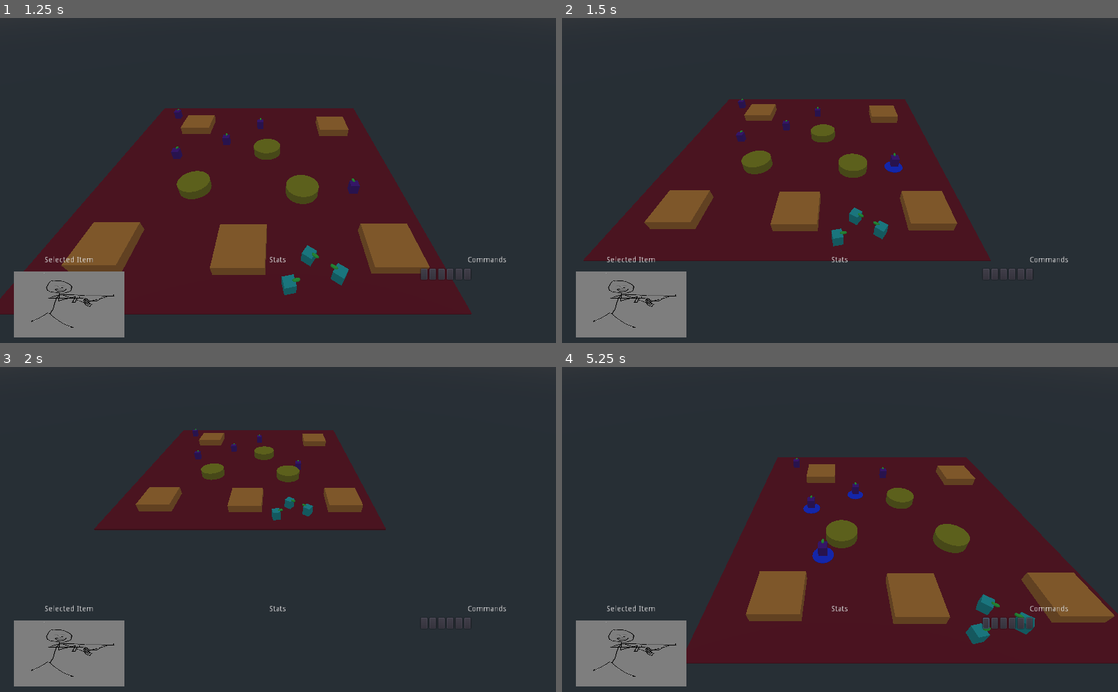
Above: before the commit, frames 1-4 (two rows, left to right).
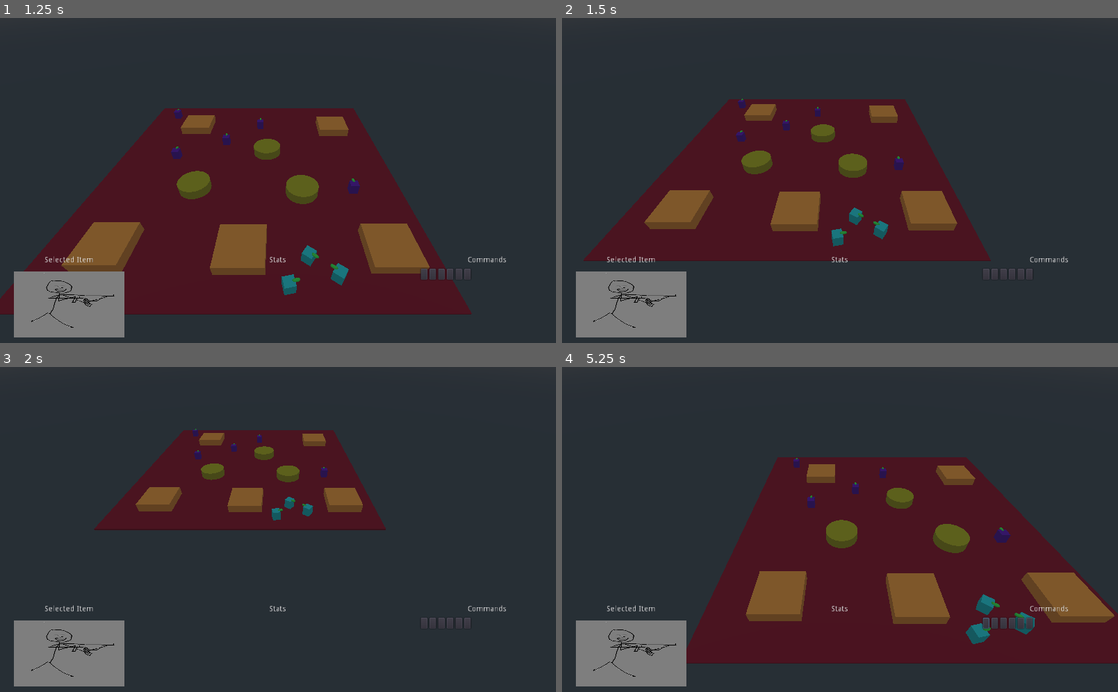
Above: after the commit, the same moments.

Repository: Ellord207/GodotShenanigans
Game: Godot game, scene res://World/TestWorld.tscn
Same seed, same stepped clock (60 frames per second), same inputs: the game is played once before the commit and once after it.
Inputs (mouse positions are in pixels of both pictures, inside the frame that each line leads up to):
- Up to frame 1 (1.25 s): move the mouse to (400, 164) at 0.52 s; hold Right from 0.53 s (still down); hold Right mouse button (alt_command) from 0.53 s (still down); click (400, 164) at 0.8 s
- Up to frame 2 (1.5 s): move the mouse to (728, 196) at 1.27 s; release Right at 1.28 s; release Right mouse button (alt_command) at 1.28 s; hold Down from 1.28 s (still down); click (728, 196) at 1.35 s
- Up to frame 3 (2 s): keep holding Down; right-click (166, 545) at 1.55 s
- Up to frame 4 (5.25 s): move the mouse to (895, 458) at 2.02 s; release Down at 2.03 s; hold Right 2.03-2.75 s; hold Right mouse button (alt_command) 2.03-2.75 s; click (895, 458) at 2.3 s; click (984, 623) at 2.75 s; move the mouse to (812, 594) at 3.52 s; hold Up 3.53-4.28 s; click (812, 594) at 3.6 s; right-click (812, 594) at 3.8 s; move the mouse to (1006, 578) at 4.27 s; hold Right mouse button (alt_command) 4.28-5.03 s; hold Left from 4.28 s (still down); click (1006, 578) at 4.55 s; move the mouse to (673, 480) at 5.02 s; click (673, 480) at 5.1 s

Frame 1 is identical in both runs. In frame 2, 0.1% of the frame differs, in the area x 58-62%, y 41-48%; in frame 3, less than 0.1%; in frame 4, 0.4%, in the area x 43-81%, y 38-61%.

Commit message:
Flip right and left mouse buttons

Diff:
--- a/World/CamControl.gd
+++ b/World/CamControl.gd
@@ -35,17 +35,17 @@
 func _process(delta: float) -> void:
 	var m_pos: Vector2 = get_viewport().get_mouse_position();
 	calc_move(m_pos, delta);
+	if Input.is_action_just_pressed("alt_command"):
+		move_selected_units(m_pos);
 	if Input.is_action_just_pressed("main_command"):
-		move_selected_units(m_pos);
-	if Input.is_action_just_pressed("alt_command"):
 		selection_box.start_sel_pos = m_pos;
 		start_sel_pos = m_pos
-	if Input.is_action_pressed("alt_command"):
+	if Input.is_action_pressed("main_command"):
 		selection_box.is_visible = true;
 		selection_box.m_pos = m_pos;
 	else:
 		selection_box.is_visible = false;
-	if Input.is_action_just_released("alt_command"):
+	if Input.is_action_just_released("main_command"):
 		select_units(m_pos);
 
 func calc_move(m_pos, delta) -> void:
